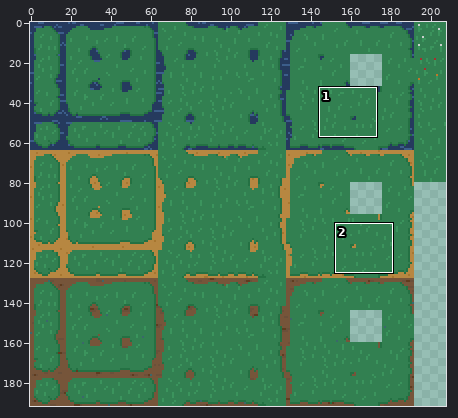
File history of a pixel-art file, assets/tiles/grass_tileset.aseprite. The first picture is a wide view before the edit; the outline marks the close-up.
Close-up. Before the commit:
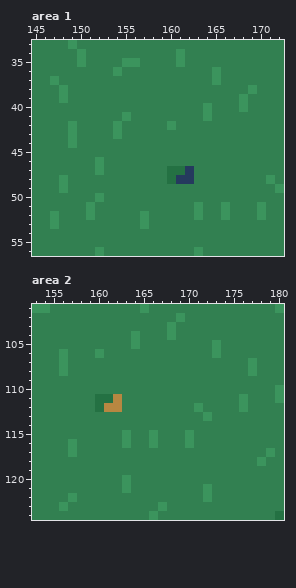
208x192 pixels, 1 frame. Shown: area 1: x 145..172, y 33..56; area 2: x 153..180, y 101..124.
Once edited:
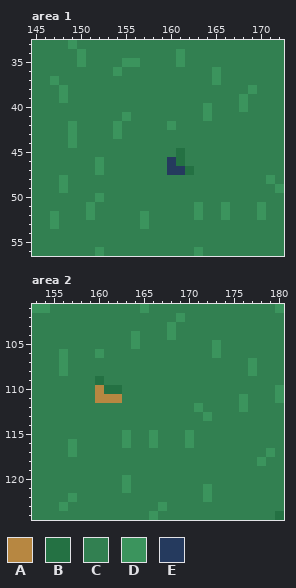
Palette (. is transparent): A #b78741  B #247143  C #328051  D #3b945d  E #253a5e
Edits made:
{"change": "layer \"Layer\" added"}
{"change": "layer \"Layer 2\" removed"}
{"change": "layer \"Layer 1\" removed"}
{"where": "area 1, layer \"Layer\""}
{"y":45,"x":161,"old":"C","new":"B"}
{"y":46,"x":160,"old":"CC","new":"EB"}
{"y":47,"x":160,"old":"BBE","new":"EEB"}
{"y":48,"x":160,"old":"BEE","new":"CCC"}
{"where": "area 2, layer \"Layer\""}
{"y":109,"x":160,"old":"C","new":"B"}
{"y":110,"x":160,"old":"CCC","new":"ABB"}
{"y":111,"x":160,"old":"BB","new":"AA"}
{"y":112,"x":160,"old":"BAA","new":"CCC"}
